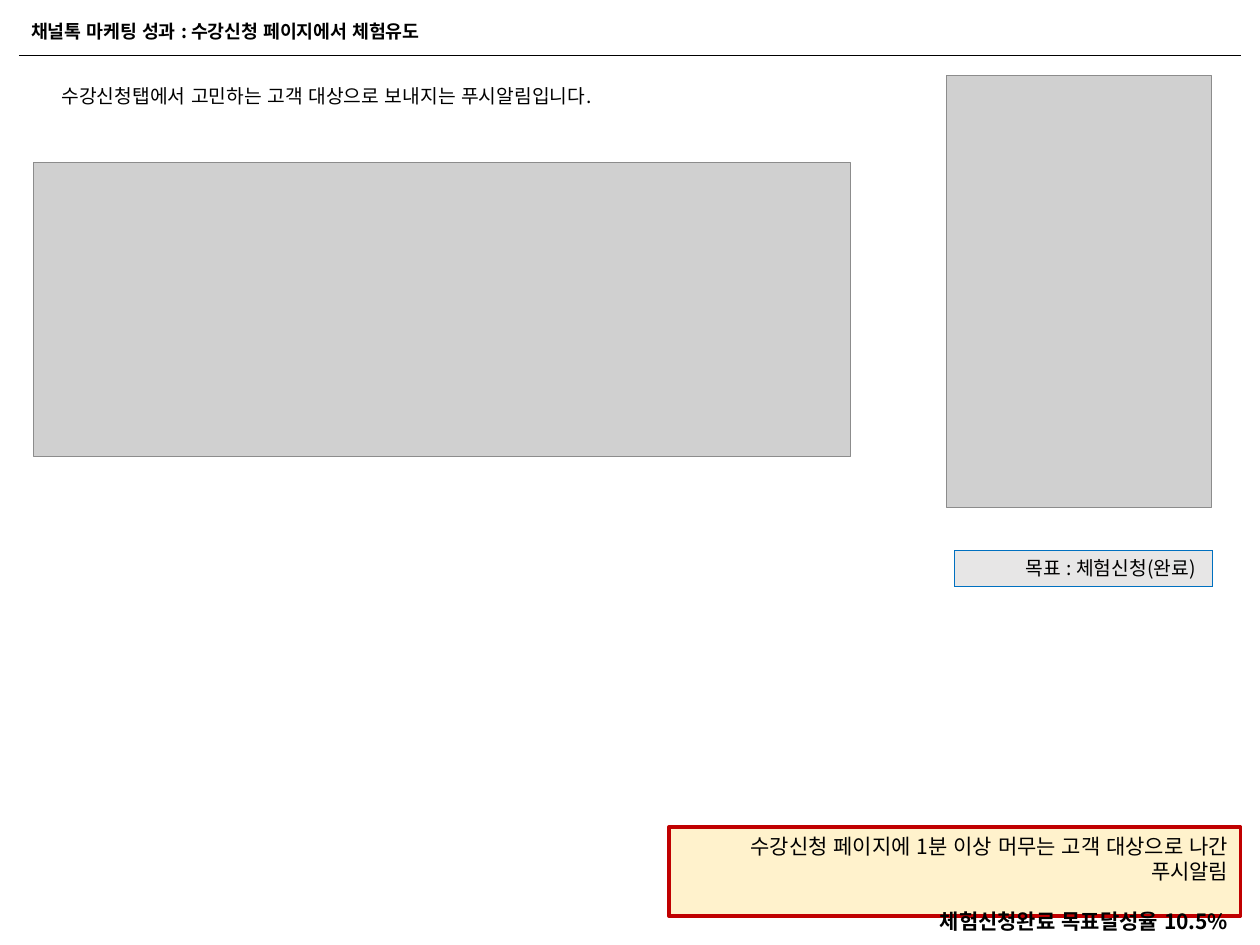
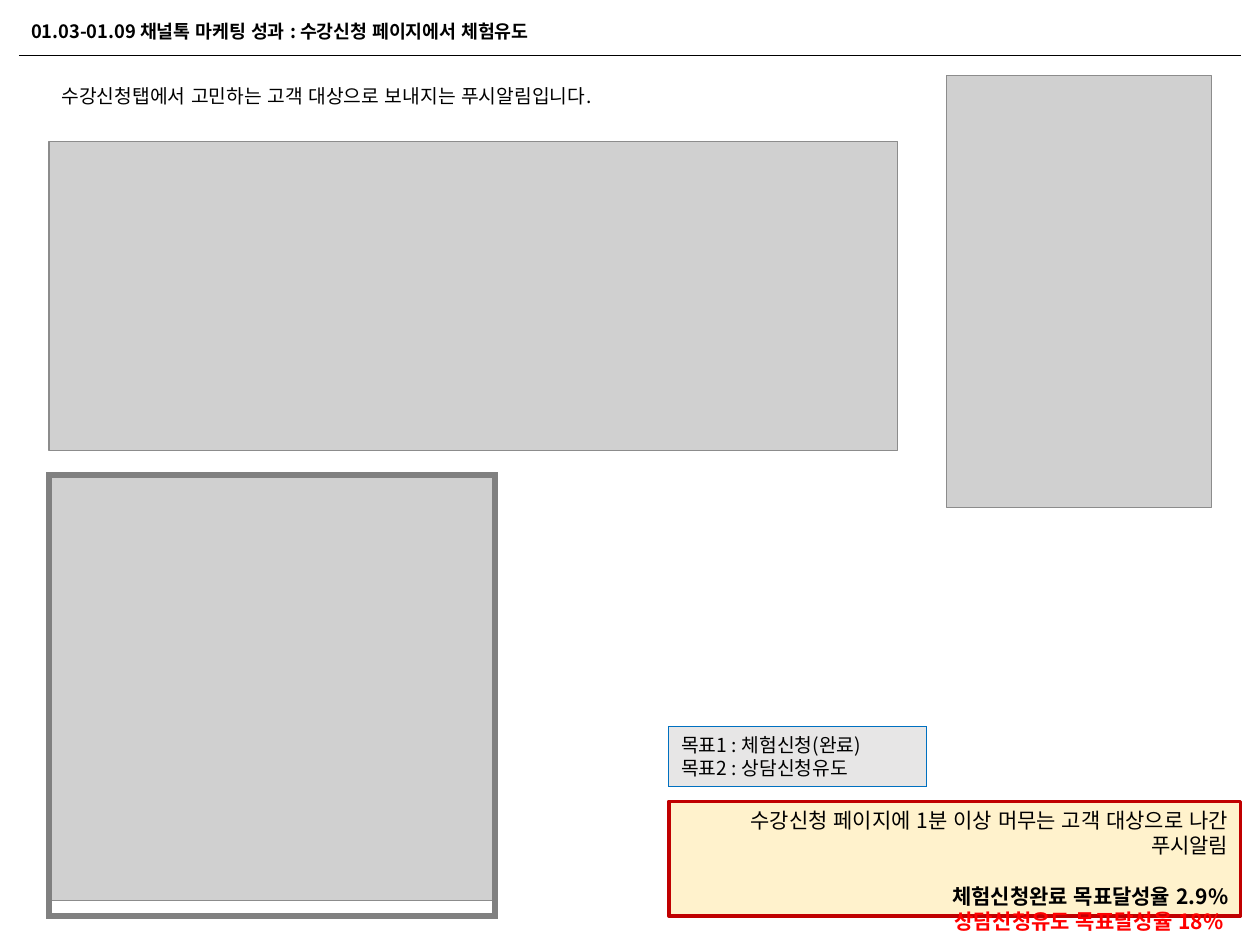
Before and after one commit to naxvinci/marketing, a slide deck: slide 9 of 업무보고0108.pptx (slide 7 before the commit). Drawn at 1260x945 pixels with LibreOffice and Linux fonts; fonts in the diff are those of the drawing; grey boxes stand for pictures. Boxes give left, top, right and bottom in pixels: in the first picture for what was removed or moved away, otherwise in the second. Text is boxed around its words. In the diff, an @@ line names an element or a change of style, - is before the commit and + after.

```diff
--- a/업무보고0108.pptx
+++ b/업무보고0108.pptx
@@ text at (x1=31, y1=22, x2=528, y2=40): text changed @@
-채널톡 마케팅 성과 : 수강신청 페이지에서 체험유도
+01.03-01.09 채널톡 마케팅 성과 : 수강신청 페이지에서 체험유도
@@ picture resized from (x1=34, y1=163, x2=850, y2=456) to (x1=49, y1=141, x2=898, y2=450) @@
@@ picture added at (x1=49, y1=475, x2=495, y2=901) @@
@@ rectangle added at (x1=49, y1=475, x2=495, y2=916), outline #808080 3.5 pt @@
@@ rectangle "목표1 : 체험신청(완료)" resized from (x1=955, y1=551, x2=1213, y2=587) to (x1=669, y1=727, x2=927, y2=786) @@
@@ text in rectangle at (x1=681, y1=736, x2=862, y2=777): text changed @@
-목표 : 체험신청(완료)
+목표1 : 체험신청(완료)
+목표2 : 상담신청유도
@@ rectangle "수강신청 페이지에 1분 이상 머무는 ..." resized from (x1=669, y1=827, x2=1241, y2=916) to (x1=669, y1=801, x2=1241, y2=916) @@
@@ text in rectangle at (x1=952, y1=886, x2=1228, y2=934): text changed @@
-체험신청완료 목표달성율 10.5%
+체험신청완료 목표달성율 2.9%
+상담신청유도 목표달성율 18%
```
Also in this commit, not shown: 5 other slides changed, 6 slides added, 8 slides removed, 2 other files.
